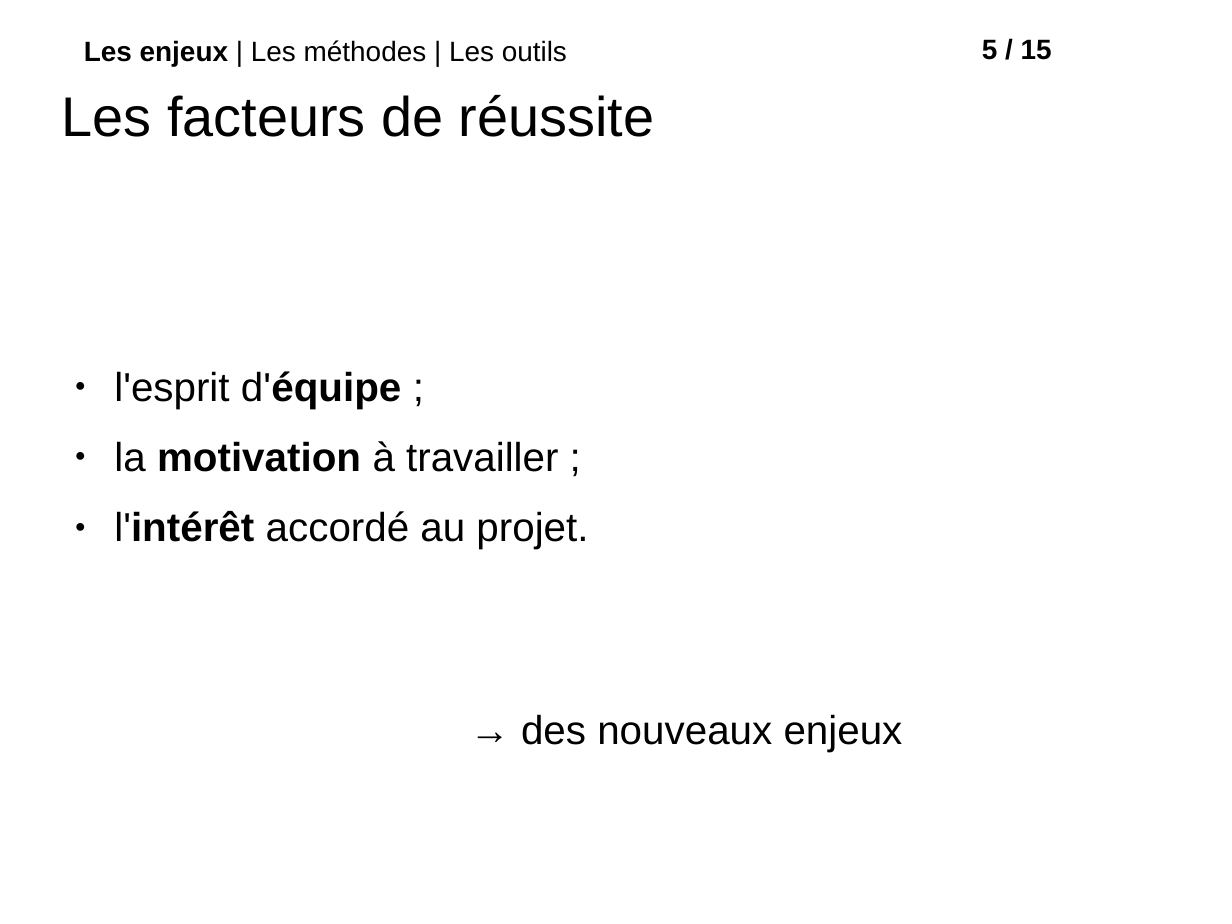
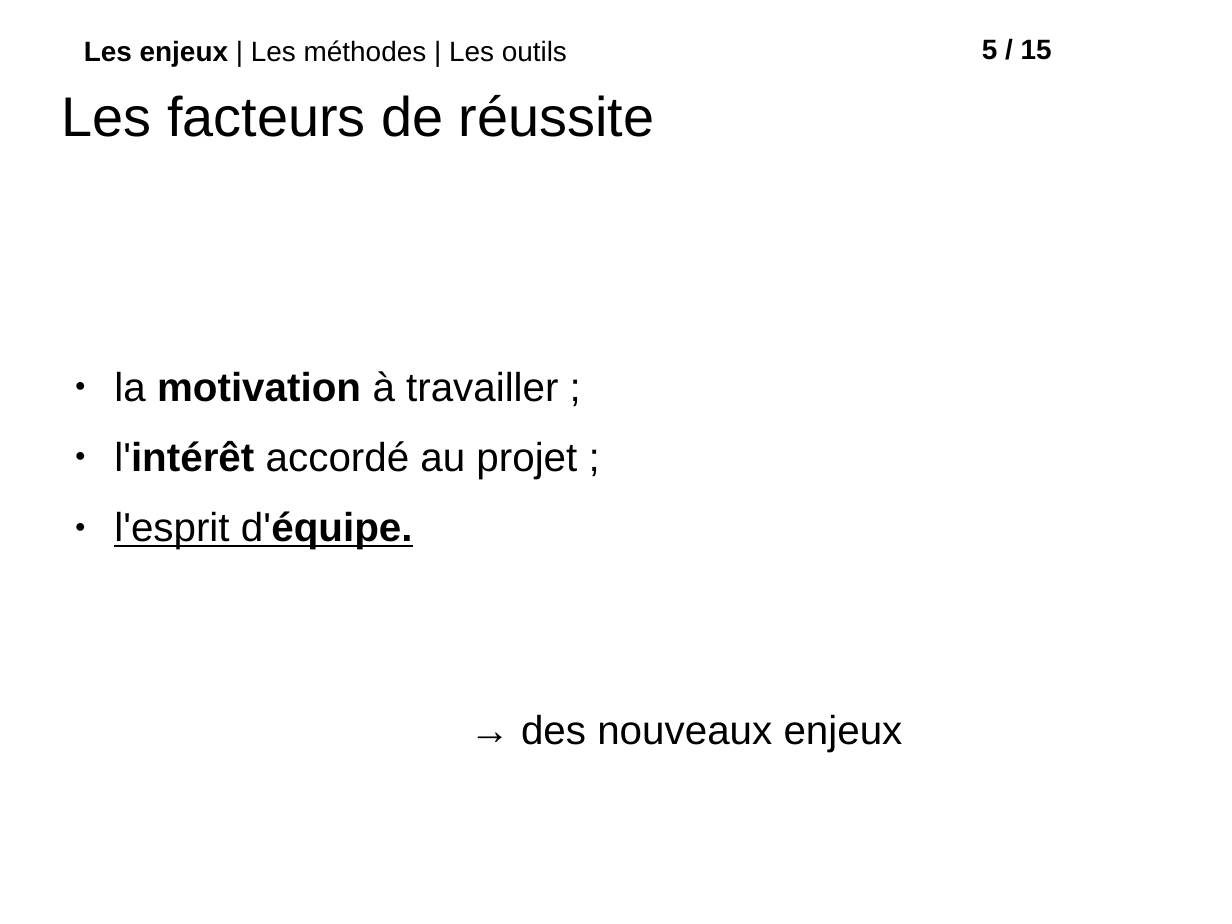
Before and after one commit to roipoussiere/organisation-collaborative-du-travail, a slide deck: slide 6 of organisation_collaborative_du_travail.odp. Drawn at 1232x924 pixels with LibreOffice and Linux fonts; fonts in the diff are those of the drawing; background and template pictures are left out. Boxes give left, top, right and bottom in pixels: in the first picture for what was removed or moved away, otherwise in the second. Text is boxed around its words. In the diff, an @@ line names an element or a change of style, - is before the commit and + after.

```diff
--- a/organisation_collaborative_du_travail.odp
+++ b/organisation_collaborative_du_travail.odp
@@ text at (x1=114, y1=371, x2=402, y2=409): paragraph removed @@
-● l'esprit d'équipe ;
@@ text at (x1=114, y1=441, x2=577, y2=549): text changed @@
-● l'intérêt accordé au projet.
+● l'intérêt accordé au projet ;
+● l'esprit d'équipe.
```
Also in this commit, not shown: 7 other slides changed, 1 slide added, 1 slide removed, 25 other files.
